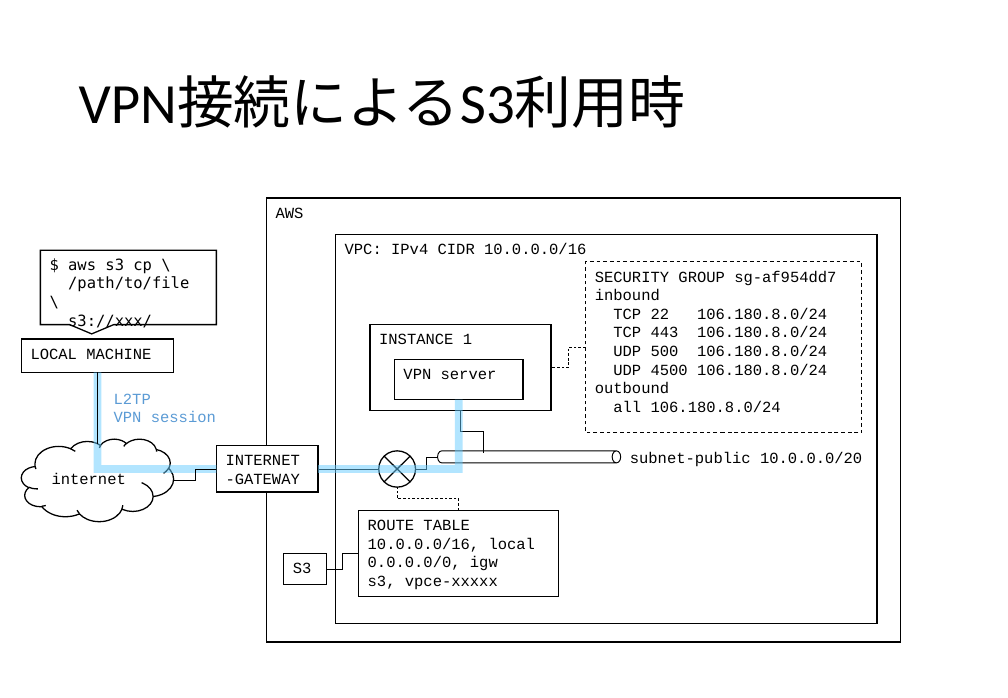
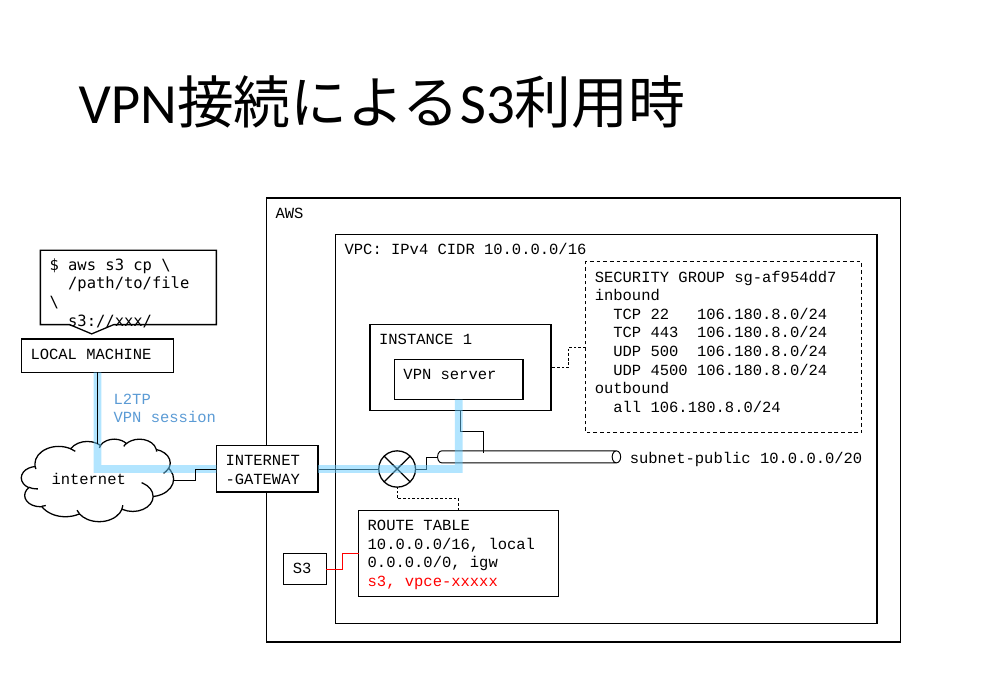
Before and after one commit to ncc-ccat-gap/aws_cloud_template, a slide deck: slide 2 of img/VPC構成.pptx. Drawn at 1008x698 pixels with LibreOffice and Linux fonts; fonts in the diff are those of the drawing. Boxes give left, top, right and bottom in pixels: in the first picture for what was removed or moved away, otherwise in the second. Text is boxed around its words. In the diff, an @@ line names an element or a change of style, - is before the commit and + after.

```diff
--- a/img/VPC構成.pptx
+++ b/img/VPC構成.pptx
@@ elbow line (327, 569) - (358, 554): stroke #000000 0.5 pt to #FF0000 0.5 pt @@
@@ text in rectangle at (x1=368, y1=575, x2=498, y2=590): text colour #000000 to #FF0000 in "s3, vpce-xxxxx" @@
```
Also in this commit, not shown: 2 other files.
